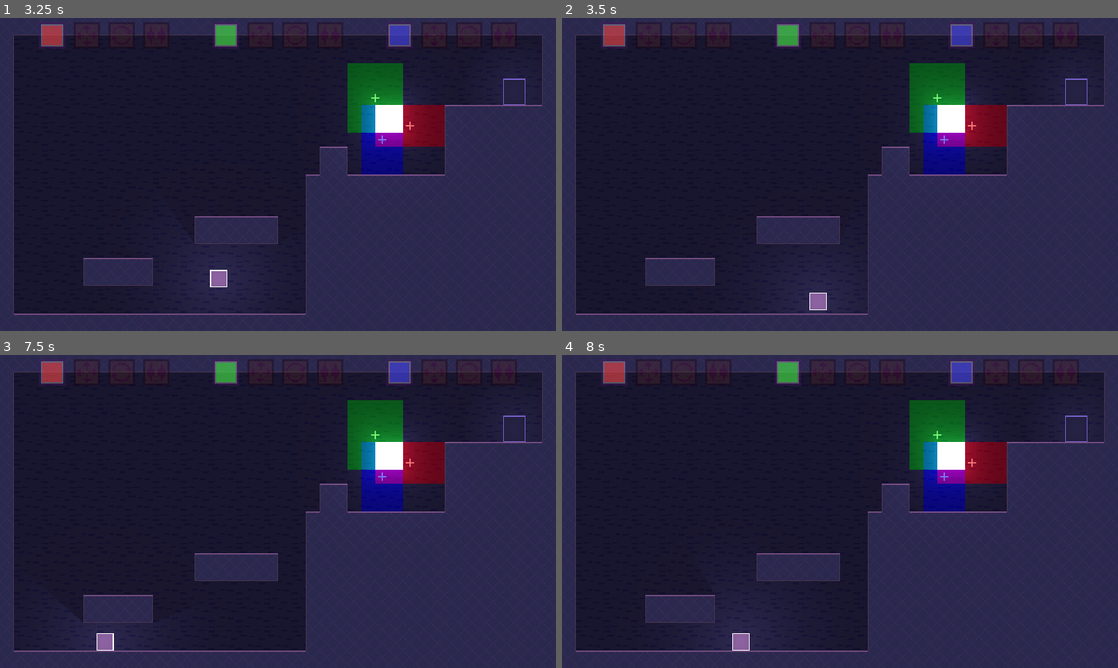
Above: before the commit, frames 1-4 (two rows, left to right).
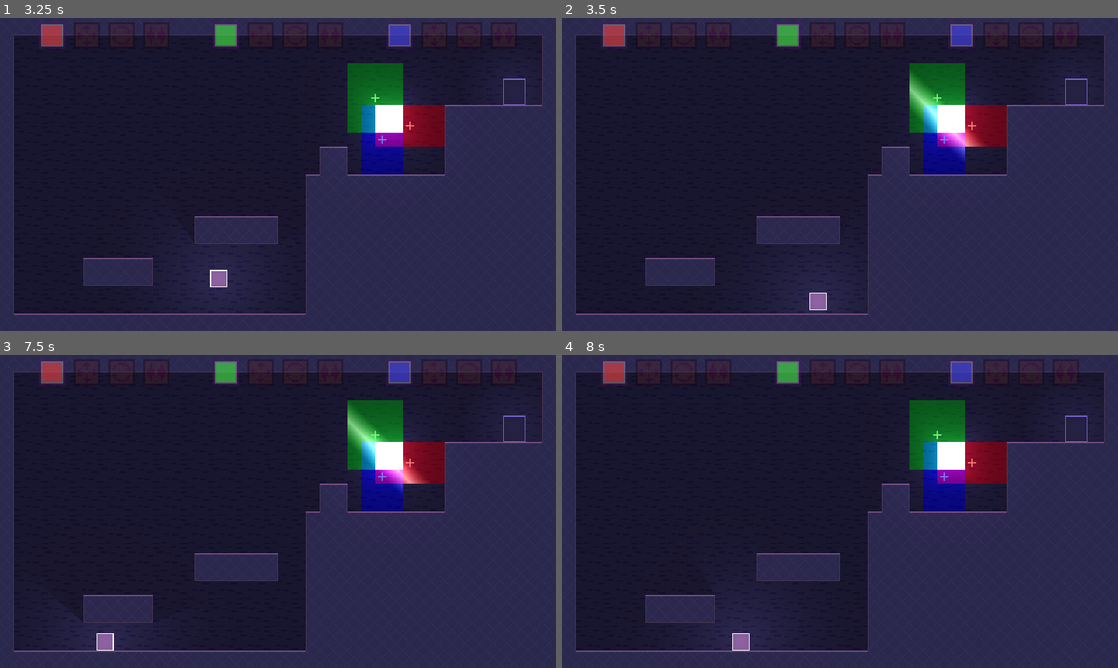
Above: after the commit, the same moments.

Repository: robotmaster/game-off-2026
Game: Godot game, scene res://scenes/rooms/polygon_intro.tscn
Same seed, same stepped clock (60 frames per second), same inputs: the game is played once before the commit and once after it. This scene is started directly instead of the project's main scene.
Inputs:
- Up to frame 1 (3.25 s): tap Enter at 0.5 s; hold Shift (move_slow) 0.53-1.28 s; hold Right (right) 0.53-2.03 s; tap Up (up) at 0.77, 1.52, 3.02 s; tap X (switch_edit) at 1.35 s; hold Left (left) 2.03-2.78 s; tap Z (toggle_play) at 2.1 s; hold Right (right) from 2.78 s (still down); tap Shift (move_slow) at 2.85 s
- Up to frame 2 (3.5 s): keep holding Right (right)
- Up to frame 3 (7.5 s): tap X (switch_edit) at 3.6, 5.85 s; tap Up (up) at 3.77, 4.52, 6.02, 6.77 s; release Right (right) at 4.28 s; hold Left (left) 4.28-5.03 s; tap Z (toggle_play) at 4.35, 6.6 s; hold Right (right) 5.03-5.78 s; hold Shift (move_slow) 5.03-5.78 s; hold Left (left) 5.78-7.28 s; hold Right (right) from 7.28 s (still down); tap Shift (move_slow) at 7.35 s
- Up to frame 4 (8 s): keep holding Right (right); tap Up (up) at 7.52 s

Frame 1 is identical in both runs. In frame 2, 0.9% of the frame differs, in the area x 62-76%, y 17-46%; in frame 3, 0.9%, in the area x 62-77%, y 15-44%; in frame 4, nothing differs.

Commit message:
did a shader, changing it because it looks fake

Diff:
--- a/game-off-2026/scenes/room.tscn
+++ b/game-off-2026/scenes/room.tscn
@@ -19,8 +19,13 @@
 
 [sub_resource type="ShaderMaterial" id="ShaderMaterial_277jj"]
 shader = ExtResource("3_jn645")
-shader_parameter/alpha = 0.6
+shader_parameter/alpha = 0.4
 shader_parameter/channel_colors = Color(0.94509804, 0.81960785, 1, 1)
+shader_parameter/flash_interval = 4.0
+shader_parameter/flash_width = 50.0
+shader_parameter/flash_speed = 600.0
+shader_parameter/flash_alpha = 0.6
+shader_parameter/time = 0.0
 
 [sub_resource type="CanvasItemMaterial" id="CanvasItemMaterial_jn645"]
 blend_mode = 1
--- a/game-off-2026/scenes/rooms/intro.tscn
+++ b/game-off-2026/scenes/rooms/intro.tscn
@@ -7,9 +7,6 @@
 [node name="Tiles" parent="." index="1" unique_id=235629107]
 tile_map_data = PackedByteArray("AADs/woAAAABAAEAAAABAAsAAAABAAIAAAACAAsAAAABAAIAAAADAAsAAAABAAIAAAAEAAsAAAABAAIAAAAFAA …(6512 unchanged characters)…
 
-[node name="WhiteHighlight" parent="CanvasLayer/PolygonInfoUI" parent_id_path=PackedInt32Array(875030579) index="5" unique_id=1859770529]
-color = Color(0.54717976, 0.84696376, 0.4816848, 0.6156863)
-
 [node name="Exit" parent="." index="6" unique_id=1218272071]
 position = Vector2(64, 96)
 
--- a/game-off-2026/scenes/rooms/polygon_intro.tscn
+++ b/game-off-2026/scenes/rooms/polygon_intro.tscn
@@ -13,12 +13,6 @@
 color = Color(1, 0, 0, 1)
 polygon = PackedVector2Array(192, -48, 272, -48, 272, 0, 192, 0)
 
-[node name="Polygon2D" type="Polygon2D" parent="MainPolygons/PolygonCanvas/Blue" parent_id_path=PackedInt32Array(1709256072) index="0" unique_id=1219641244]
-use_parent_material = true
-position = Vector2(16, -48)
-color = Color(0, 0, 1, 1)
-polygon = PackedVector2Array(128, -32, 128, 48, 80, 48, 80, -32)
-
 [node name="Polygon2D" type="Polygon2D" parent="MainPolygons/PolygonCanvas/Green" parent_id_path=PackedInt32Array(737133991) index="0" unique_id=1848403671]
 use_parent_material = true
 position = Vector2(0, -48)
@@ -26,6 +20,12 @@
 color = Color(0, 1, 0, 1)
 polygon = PackedVector2Array(144, 0, 144, -74.28571, 80, -74.28571, 80, 0)
 
+[node name="Polygon2D" type="Polygon2D" parent="MainPolygons/PolygonCanvas/Blue" parent_id_path=PackedInt32Array(1709256072) index="0" unique_id=1219641244]
+use_parent_material = true
+position = Vector2(16, -48)
+color = Color(0, 0, 1, 1)
+polygon = PackedVector2Array(128, -32, 128, 48, 80, 48, 80, -32)
+
 [node name="Exit" parent="." index="6" unique_id=1218272071]
 position = Vector2(272, -80)
 
--- a/game-off-2026/scripts/polygon_canvas.gd
+++ b/game-off-2026/scripts/polygon_canvas.gd
@@ -5,7 +5,11 @@
 const EDITING_ALPHA = 0.7
 const PLAYING_ALPHA = 0.3
 
-func _process(_delta: float) -> void:
+var time := 0.0
+
+func _process(delta: float) -> void:
+	time += delta
+	material.set_shader_parameter("time", time)
 	if Room.is_editing:
 		material.set_shader_parameter("alpha", EDITING_ALPHA)
 	else:
--- a/game-off-2026/shaders/polygons.gdshader
+++ b/game-off-2026/shaders/polygons.gdshader
@@ -4,12 +4,30 @@
 uniform float alpha;
 uniform vec3 channel_colors : source_color;
 uniform sampler2D screen_texture : hint_screen_texture, repeat_disable, filter_nearest;
+uniform float flash_interval;
+uniform float flash_width;
+uniform float flash_speed;
+uniform float flash_alpha;
+
+uniform float time;
 
 void fragment() {
 	vec4 original_color = textureLod(screen_texture, SCREEN_UV, 0.0);
+	original_color.rgb *= channel_colors;
+
+	float time_add = round(time / 0.03) * 0.03 * flash_speed;
+
 	original_color.a *= alpha;
 
-	original_color.rgb *= channel_colors;
+	float closeness_number = mod(FRAGCOORD.x - FRAGCOORD.y + time_add, flash_interval * flash_speed);
+
+	float closeness = 1.0 - (abs(closeness_number - flash_width / 2.0) / (flash_width / 2.0));
+
+	if (closeness_number < flash_width) {
+		if (original_color.r > 0.5 || original_color.g > 0.5 || original_color.b > 0.5) {
+			original_color = mix(original_color, vec4(1, 1, 1, 1), flash_alpha * closeness);
+		}
+	}
 
 	COLOR = original_color;
 }
